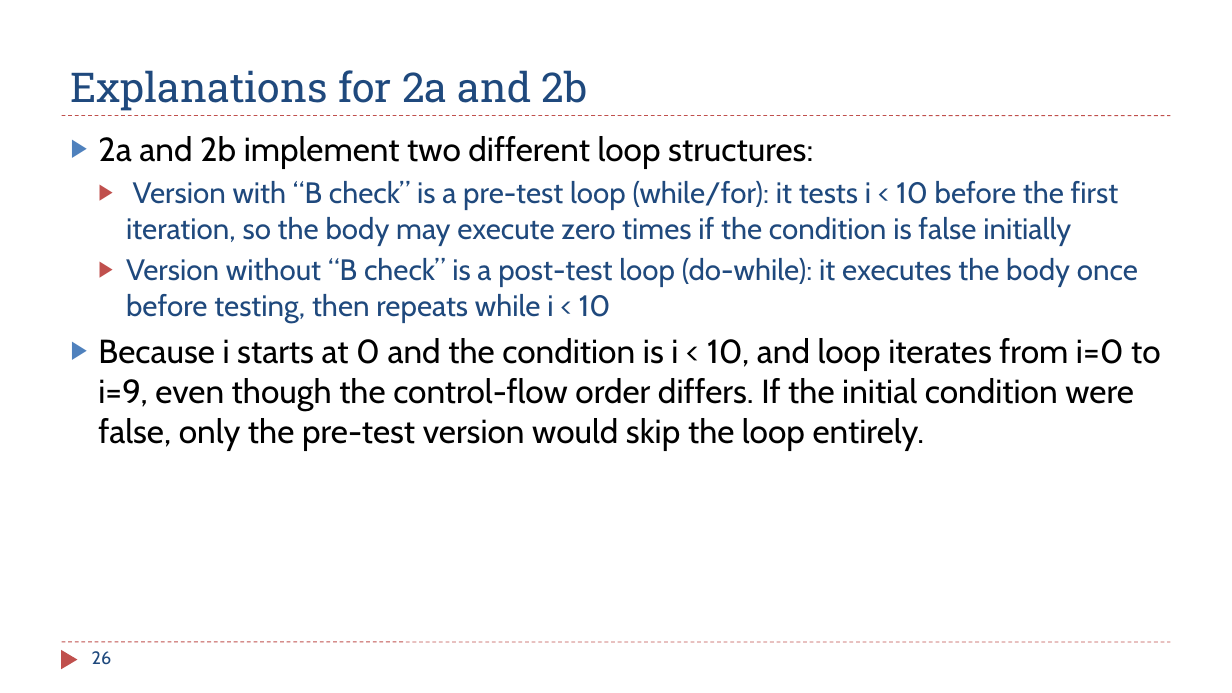
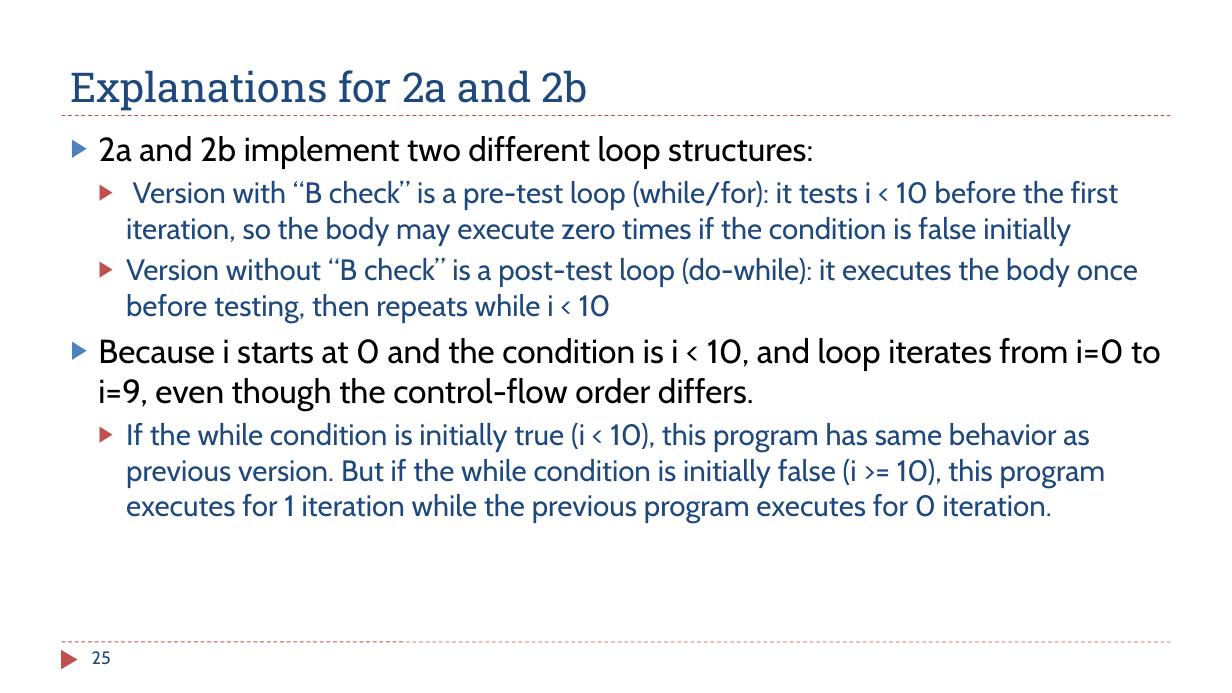
Before and after one commit to guhofstra/CSC111Fa25, a slide deck: slide 25 of PPTs/Ch6_ARM_Control_Flow.pptx (slide 26 before the commit). Drawn at 1232x693 pixels with LibreOffice and Linux fonts; fonts in the diff are those of the drawing. Boxes give left, top, right and bottom in pixels: in the first picture for what was removed or moved away, otherwise in the second. Text is boxed around its words. In the diff, an @@ line names an element or a change of style, - is before the commit and + after.

```diff
--- a/PPTs/Ch6_ARM_Control_Flow.pptx
+++ b/PPTs/Ch6_ARM_Control_Flow.pptx
@@ text at (98, 338, 1160, 523): text changed; size 26 to 23 pt; text colour #000000 to #1F497D @@
-▶ Because i starts at 0 and the condition is i < 10, and loop iterates from i=0 to i=9, even though the control-flow order differs. If the initial condition were false, only the pre-test version would skip the loop entirely.
+▶ Because i starts at 0 and the condition is i < 10, and loop iterates from i=0 to i=9, even though the control-flow order differs.
+  ▶ If the while condition is initially true (i < 10), this program has same behavior as previous version. But if the while condition is initially false (i >= 10), this program executes for 1 iteration while the previous program executes for 0 iteration.
@@ page number at (92, 651, 111, 665): text changed @@
-26
+25
```
Also in this commit, not shown: 11 other slides changed, 2 slides added, 1 slide removed, 8 other files.
